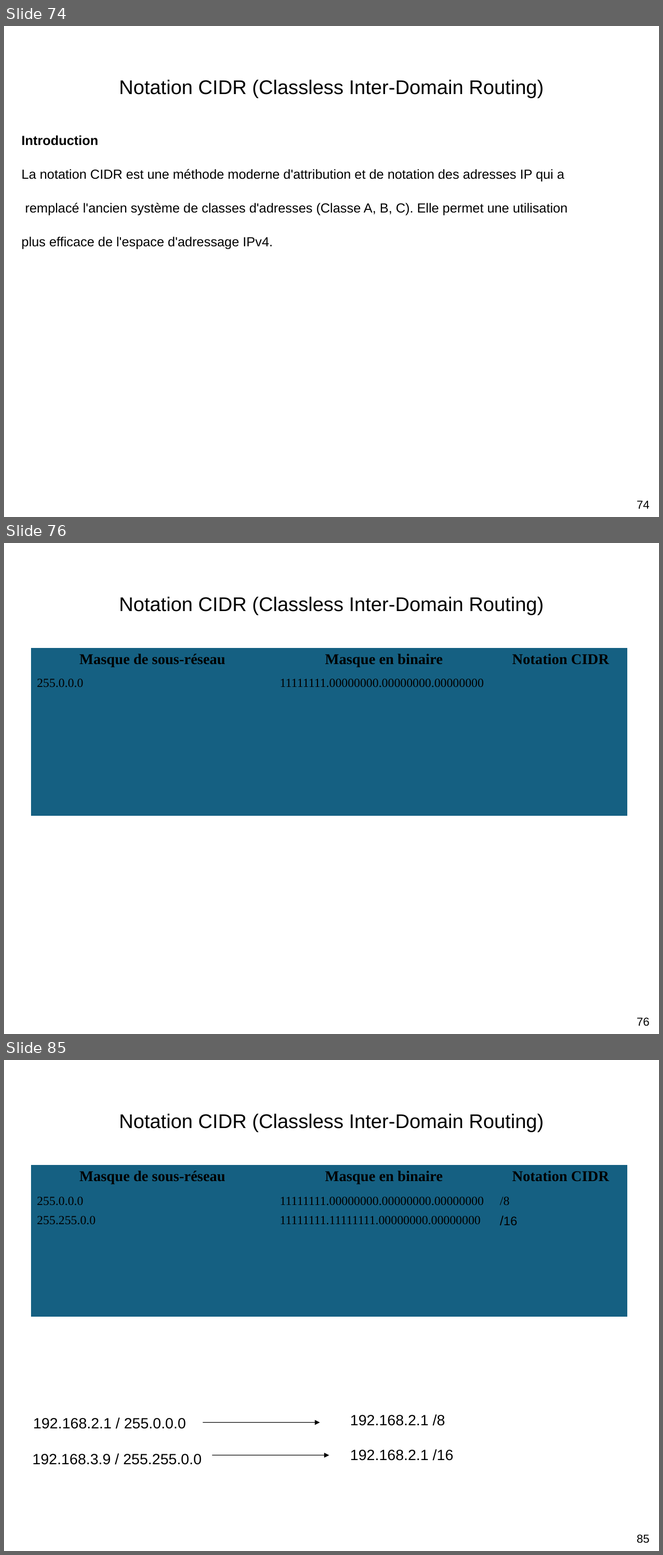
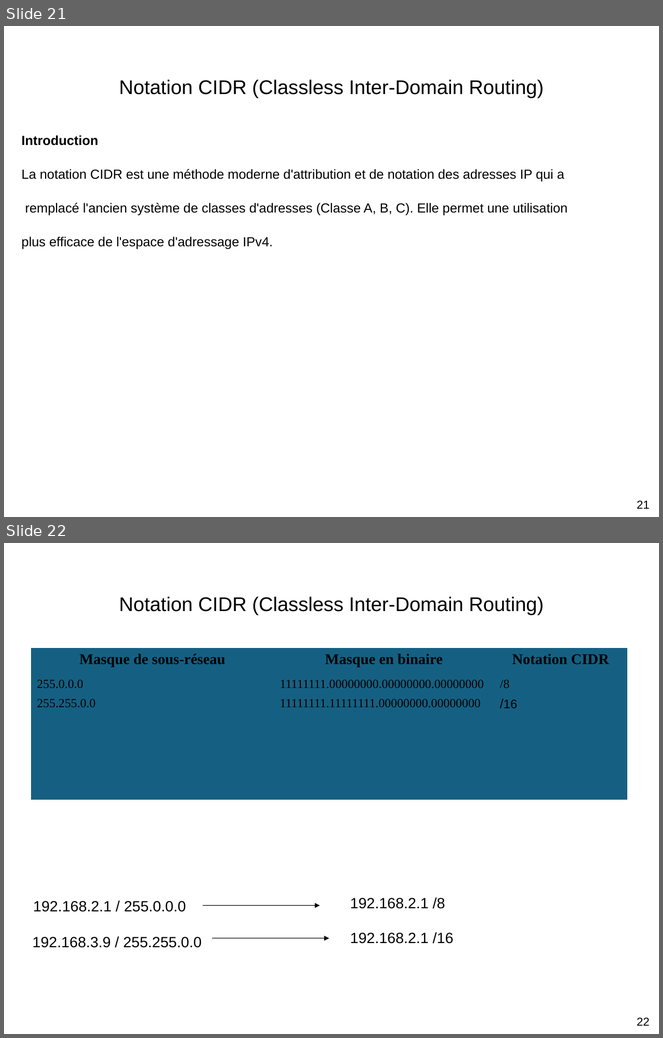
Before and after one commit to jbs-sti/jbs-sti.github.io, a slide deck: bts1/reseaux/02-adressage-ip/cours-adresse-ipv4-masque/fichiers/cours-adresse-ipv4-masque.pptx. Shown one above the other, each under a label of ours: slides 74, 76 and 85 before the commit, slides 21 and 22 after it; the slides between them are not shown. The pictures are 663x1555 and 663x1038 pixels, drawn with LibreOffice and Linux fonts; fonts in the diff are those of the drawing; background and template pictures are left out. Boxes give left, top, right and bottom in pixels: in the first picture for what was removed or moved away, otherwise in the second. Text is boxed around its words. In the diff, an @@ line names an element or a change of style, - is before the commit and + after.

```diff
--- a/bts1/reseaux/02-adressage-ip/cours-adresse-ipv4-masque/fichiers/cours-adresse-ipv4-masque.pptx
+++ b/bts1/reseaux/02-adressage-ip/cours-adresse-ipv4-masque/fichiers/cours-adresse-ipv4-masque.pptx
@@ slide 76 removed at [4, 543, 659, 1034], background picture (left out) @@
@@ text removed at [119, 597, 544, 615] @@
-Notation CIDR (Classless Inter-Domain Routing)
@@ table removed at [31, 648, 627, 843], 6 rows, 3 columns @@
-Masque de sous-réseau | Masque en binaire | Notation CIDR
-255.0.0.0 | 11111111.00000000.00000000.00000000 | 
- |  | 
- |  | 
- |  | 
- |  | 
@@ page number removed at [637, 1018, 650, 1027] @@
-76
@@ what was slide 74 is now slide 21 @@
@@ page number at [637, 501, 650, 509]: text changed @@
-74
+21
@@ what was slide 85 is now slide 22 @@
@@ page number at [637, 1018, 650, 1026]: text changed @@
-85
+22
```
Also in this commit, not shown: 71 other slides removed, 2 other files.
